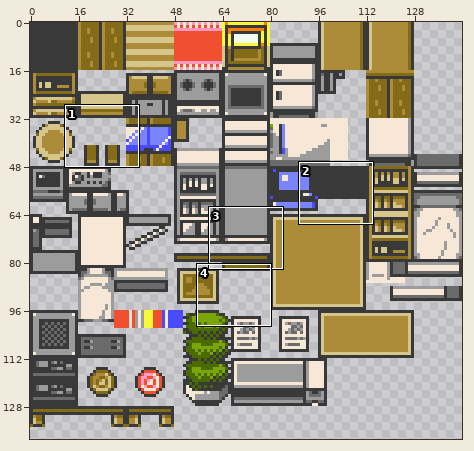
Sprite sheet -- P3D/Content/Textures/House.png. The picture above shows the old version from afar; the outline marks the close-up.
Close-up. Old version:
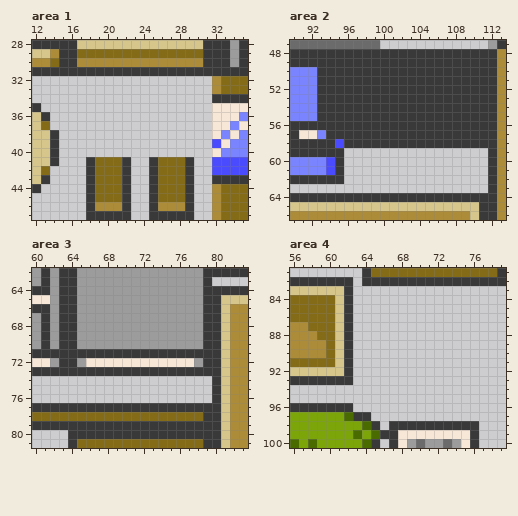
The file is 144x144 pixels. Colours within 5 levels of each other are drawn and written as one. Shown: area 1: x 12..35, y 28..47; area 2: x 90..113, y 47..66; area 3: x 60..83, y 62..81; area 4: x 56..79, y 81..100. The wide view leaves out empty margins. The commit also changed other parts of the picture, which this record leaves out.
The result:
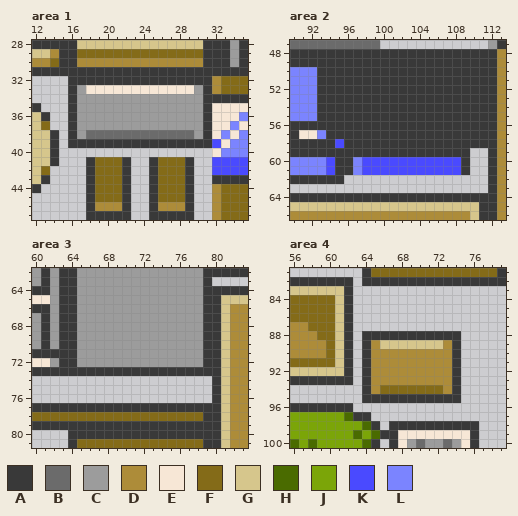
Palette (. is transparent): A #393939  B #6b6b6b  C #9c9c9c  D #ad8c39  E #f7e7d6  F #846b18  G #d6c68c  H #4a6b00  J #7ba508  K #4a4aff  L #7b84ff
From old to new:
Area 1:
y 32: x 16..31 ................ -> AAAAAAAAAAAAAAAA
y 33: x 16..31 ................ -> ACEEEEEEEEEEEECA
y 34..37: x 16..31 ................ -> ACCCCCCCCCCCCCCA
y 38: x 16..31 ................ -> ACBBBBBBBBBBBBCA
y 39: x 16..31 ................ -> AAAAAAAAAAAAAAAA
Area 2:
y 59: x 96..109 .............. -> AAAAAAAAAAAAAA
y 60..61: x 96..109 .............. -> ALKKKKKKKKKKKA
Area 3:
y 71: x 65..78 AAAAAAAAAAAAAA -> CCCCCCCCCCCCCC
y 72: x 66..77 EEEEEEEEEEEE -> CCCCCCCCCCCC
Area 4:
y 88: x 64..74 ........... -> AAAAAAAAAAA
y 89: x 64..74 ........... -> ADGGGGGGGDA
y 90..93: x 64..74 ........... -> ADDDDDDDDDA
y 94: x 64..74 ........... -> ADFFFFFFFDA
y 95: x 64..74 ........... -> AAAAAAAAAAA
